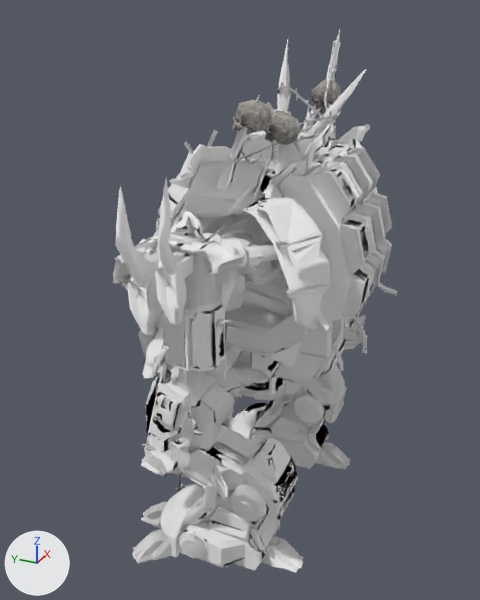
Renders of the glTF model models/hulk-scorcher.glb from each side of a commit.
Before and after are seen from a 50 mm camera at (-4.19, -2.03, 3.4) aimed at (0.59, 0.12, 1.01). Arrows for +X, +Y and +Z are at lower left; the lights stay in place. The picture after the commit comes second.

Objects in the first picture: 'back', 'back_damaged', 'base', 'chest', 'chest_damaged', 'leg_left', 'leg_left_damaged', 'leg_right', 'shoulder_left', 'shoulder_left_damaged', 'shoulderpad_left', 'torso_damaged' and 4 more.
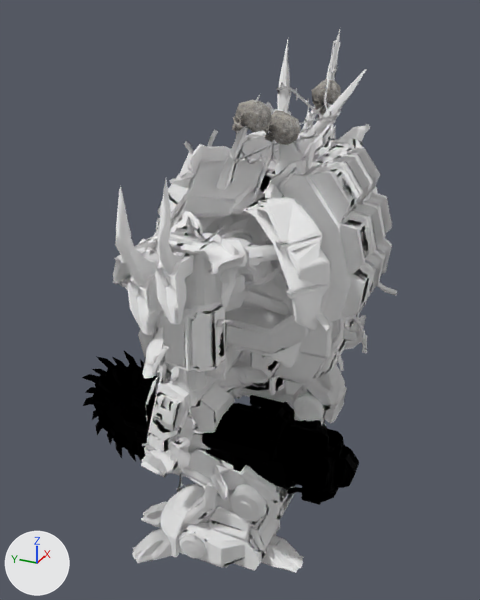
What differs and where, as boxes (x1, y1, x2, y2) in the pictures (480 x 600 px):
'weapon_left', added
    after: (82, 351, 359, 505)
'leg_right', unchanged, covered by the edit
    before: (228, 364, 350, 470)
    after: (250, 364, 347, 428)

The edits, one by one:
Picture '0x7c9009c173a49e86' (img_0x7c9009c173a49e86) is new.
Material 'm_lieutenant_saw materials/m_lieutenant_saw' (mat_m_lieutenant_saw_materials_m_lieutenant_saw) is new.
Uses the picture img_0x7c9009c173a49e86.
Mesh me_weapon_left is new.
It has 7781 vertices, 14530 faces and spans x -0.34..0.21, y -1.16..1.39, z -0.5..0.7.
It uses material mat_m_lieutenant_saw_materials_m_lieutenant_saw.
Object 'weapon_left' (ob_weapon_left) is new; it shows me_weapon_left.
Its location is (0.0, 0.0, 0.0).
